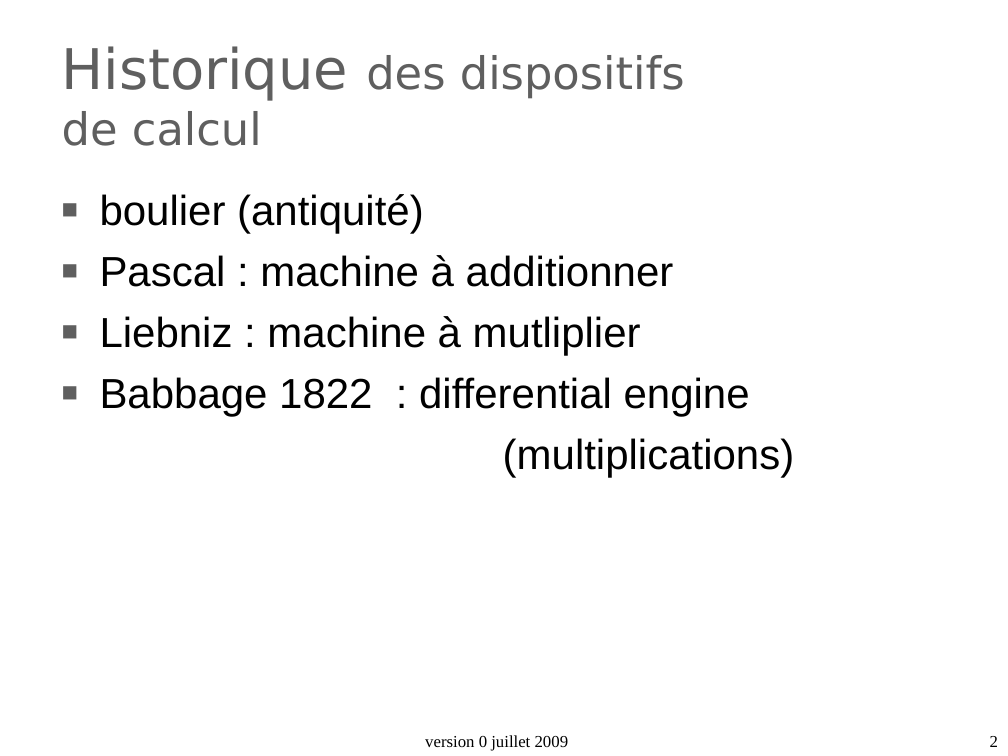
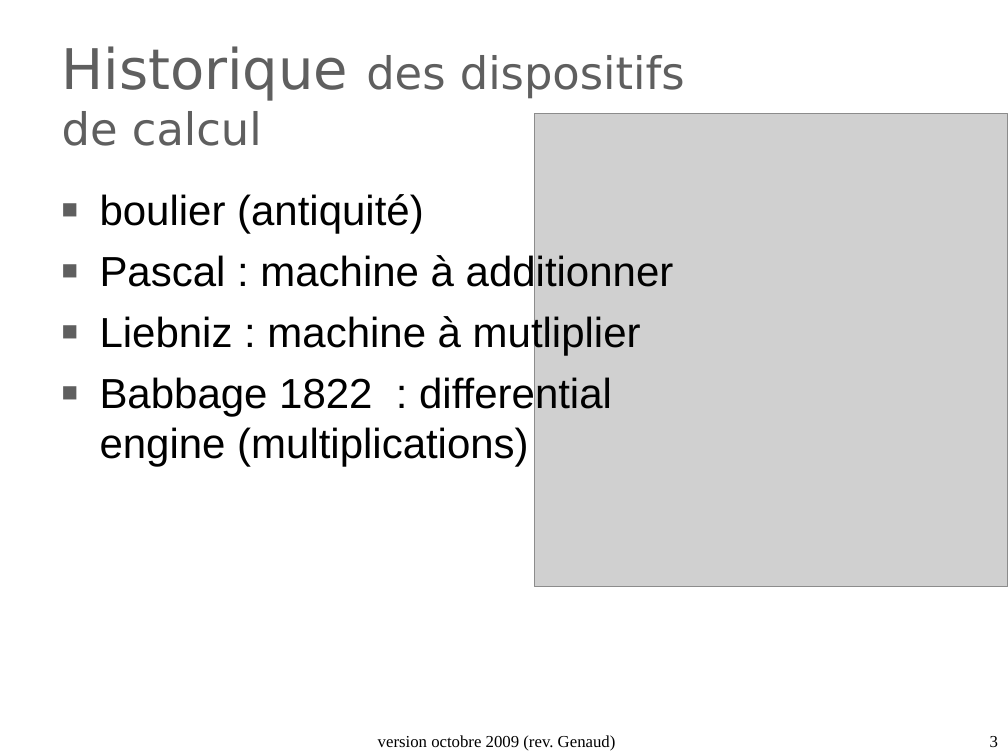
Before and after one commit to duanegris/texts, a slide deck: slide 3 of isi1/slides/2_architecture_machine.ppt (slide 2 before the commit). Drawn at 1008x756 pixels with LibreOffice and Linux fonts; fonts in the diff are those of the drawing; grey boxes stand for pictures; background and template pictures are left out. Boxes give left, top, right and bottom in pixels: in the first picture for what was removed or moved away, otherwise in the second. Text is boxed around its words. In the diff, an @@ line names an element or a change of style, - is before the commit and + after.

```diff
--- a/isi1/slides/2_architecture_machine.ppt
+++ b/isi1/slides/2_architecture_machine.ppt
@@ picture added at <box>534,114,1008,588</box> @@
@@ text at <box>100,374,612,467</box>: text changed @@
-■ Babbage 1822 : differential engine
-(multiplications)
+■ Babbage 1822 : differential engine (multiplications)
@@ text at <box>378,735,616,751</box>: text changed @@
-version 0 juillet 2009
+version octobre 2009 (rev. Genaud)
@@ page number at <box>990,736,998,747</box>: text changed @@
-2
+3
```
Also in this commit, not shown: 37 other slides changed, 1 slide added, 1 slide removed, 2 other files.
